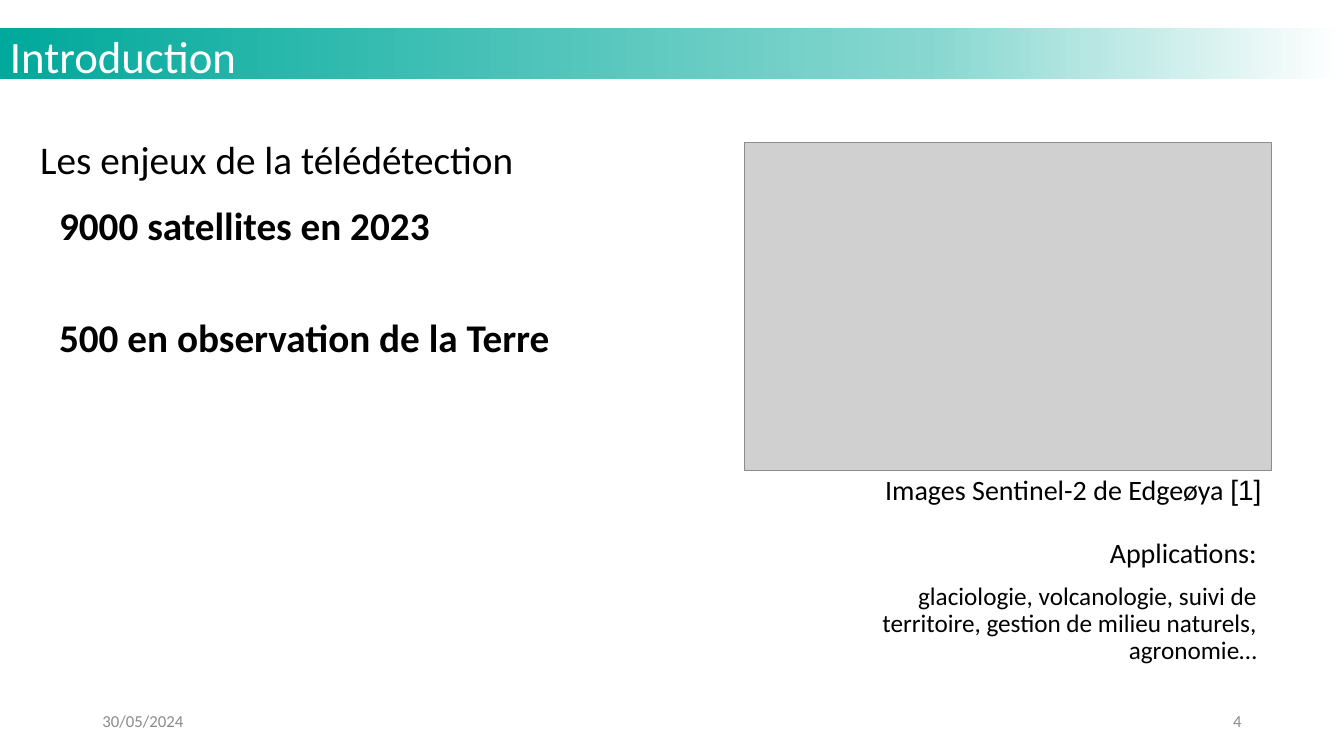
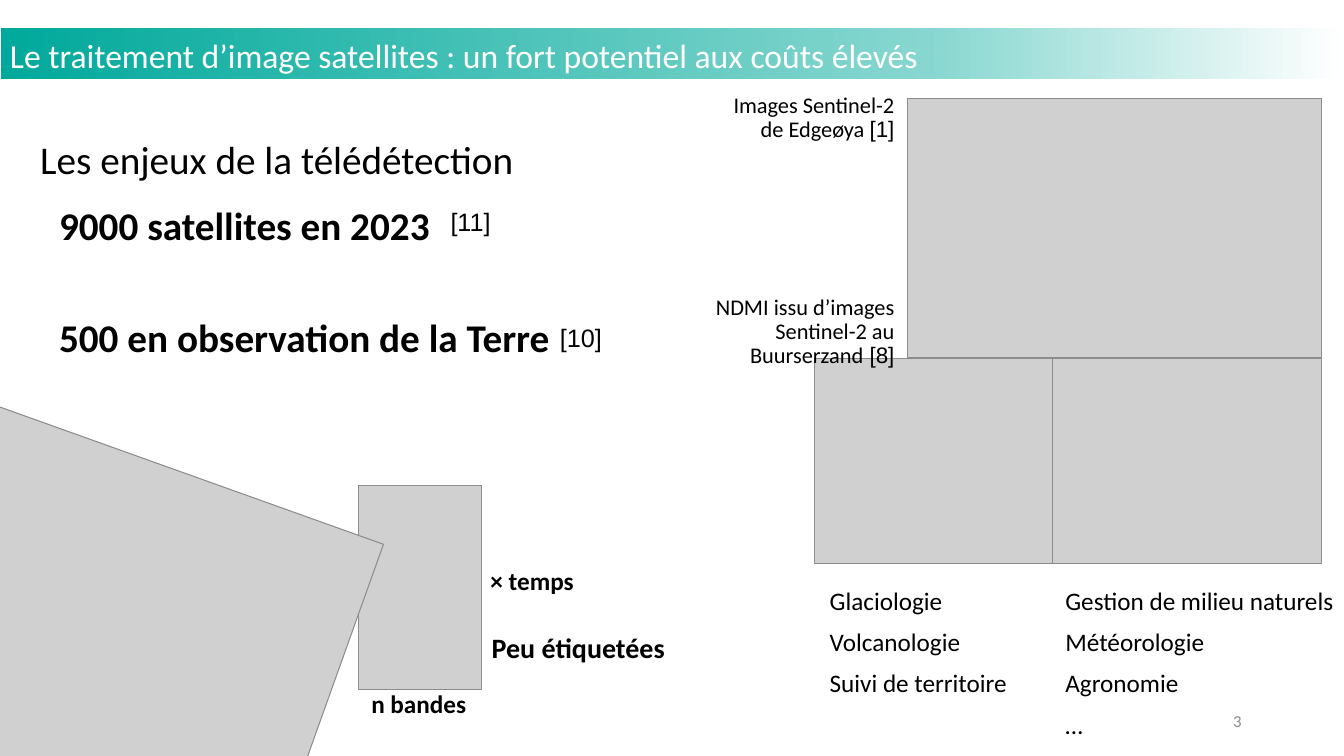
Before and after one commit to MattVerlynde/cahier-labo-stage, a slide deck: slide 3 of static/files_presentation/slides_presentation_these_LISTIC_MVerlynde_2024.pptx (slide 4 before the commit). Drawn at 1344x756 pixels with LibreOffice and Linux fonts; fonts in the diff are those of the drawing; grey boxes stand for pictures; background and template pictures are left out. Boxes give left, top, right and bottom in pixels: in the first picture for what was removed or moved away, otherwise in the second. Text is boxed around its words. In the diff, an @@ line names an element or a change of style, - is before the commit and + after.

```diff
--- a/static/files_presentation/slides_presentation_these_LISTIC_MVerlynde_2024.pptx
+++ b/static/files_presentation/slides_presentation_these_LISTIC_MVerlynde_2024.pptx
@@ text at bbox=[10, 44, 918, 74]: text changed; size 32 to 24 pt @@
-Introduction
+Le traitement d’image satellites : un fort potentiel aux coûts élevés
@@ text "Images Sentinel-2 de Edgeøya [1]": place and size @@
-text "Images Sentinel-2 de Edgeøya [1]" at bbox=[885, 479, 1261, 505]
+text "Images Sentinel-2 de Edgeøya [1]" at bbox=[734, 97, 895, 142]
@@ text "Images Sentinel-2 de Edgeøya [1]" at bbox=[734, 97, 895, 142]: size 20 to 16 pt @@
@@ picture: place and size @@
-picture at bbox=[745, 143, 1272, 471]
+picture at bbox=[907, 99, 1322, 357]
@@ text added at bbox=[451, 212, 491, 237], 18 pt, text #000000 @@
+[11]
@@ text added at bbox=[716, 299, 895, 369], 16 pt, text #000000 @@
+NDMI issu d’images Sentinel-2 au Buurserzand [8]
@@ text added at bbox=[560, 328, 602, 353], 18 pt, text #000000 @@
+[10]
@@ picture added at bbox=[815, 359, 1054, 564] @@
@@ picture added at bbox=[1053, 359, 1322, 564] @@
@@ picture added at bbox=[0, 378, 384, 756] @@
@@ picture added at bbox=[358, 486, 481, 691] @@
@@ right arrow added at bbox=[191, 561, 349, 604], fill #FFFFFF, outline #767171 2 pt @@
@@ text added at bbox=[509, 574, 574, 594], 18 pt, text #000000, bold @@
+× temps
@@ text at bbox=[830, 592, 1006, 693]: text changed @@
-Applications:
-glaciologie, volcanologie, suivi de territoire, gestion de milieu naturels, agronomie…
+Glaciologie
+Volcanologie
+Suivi de territoire
@@ text added at bbox=[1065, 592, 1333, 697], 18 pt, text #000000 @@
+Gestion de milieu naturels
+Météorologie
+Agronomie
+…
@@ text added at bbox=[492, 638, 665, 663], 20 pt, text #000000, bold @@
+Peu étiquetées
@@ text removed at bbox=[102, 715, 183, 728] @@
-30/05/2024
@@ text added at bbox=[371, 695, 466, 714], 18 pt, text #000000, bold @@
+n bandes
@@ page number at bbox=[1233, 716, 1241, 727]: text changed @@
-4
+3
```
Also in this commit, not shown: 6 other slides changed, 6 slides added, 2 slides removed, 3 other files.
